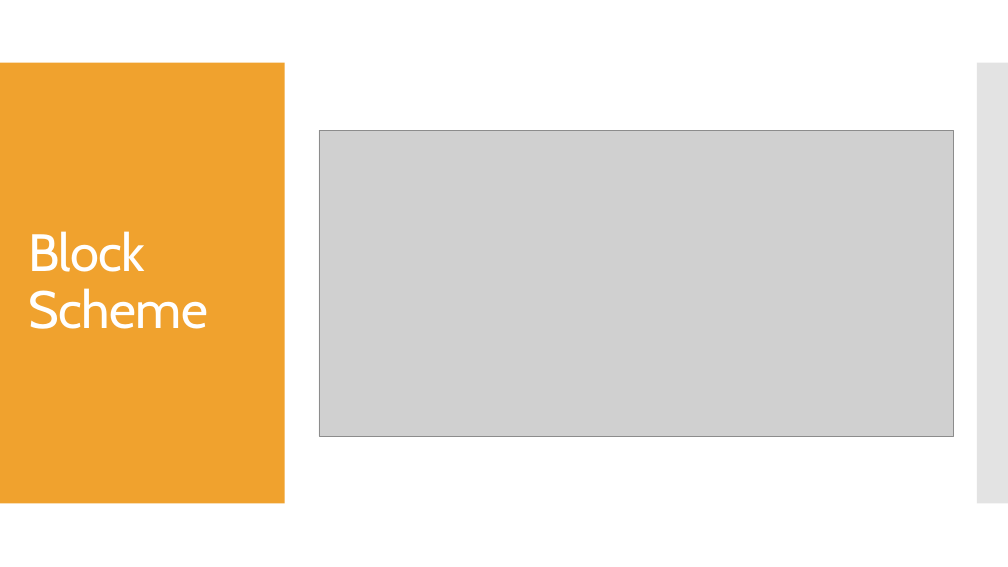
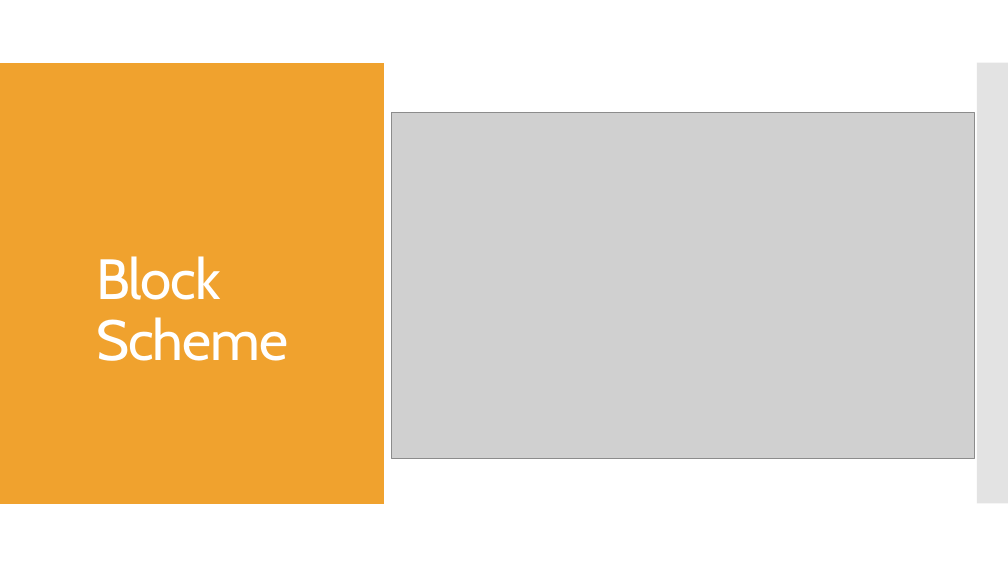
Before and after one commit to dmkalchev18/String-Project, a slide deck: slide 5 of Presentation materials/String Project Presentation.pptx. Drawn at 1008x567 pixels with LibreOffice and Linux fonts; fonts in the diff are those of the drawing; grey boxes stand for pictures. Boxes give left, top, right and bottom in pixels: in the first picture for what was removed or moved away, otherwise in the second. Text is boxed around its words. In the diff, an @@ line names an element or a change of style, - is before the commit and + after.

Commit message:
Update project presentation with the newer block scheme.

```diff
--- a/Presentation materials/String Project Presentation.pptx
+++ b/Presentation materials/String Project Presentation.pptx
@@ rectangle: place and size @@
-rectangle at (0,63,285,504)
+rectangle at (0,63,384,504)
@@ rectangle added at (0,63,285,504), fill #F0A22E @@
@@ rectangle added at (0,63,756,504), fill #F0A22E @@
@@ rectangle added at (767,63,1008,504), fill #C8C8C8 at 50% opacity @@
@@ title "Block Scheme": place and size @@
-title "Block Scheme" at (28,231,208,329)
+title "Block Scheme" at (96,256,288,361)
@@ title "Block Scheme" at (96,256,288,361): size 50 to 54 pt, letter spacing -0.6 to -1 pt; vertical alignment middle to bottom @@
@@ picture: place and size @@
-picture at (319,130,954,436)
+picture at (392,112,975,459)
```
